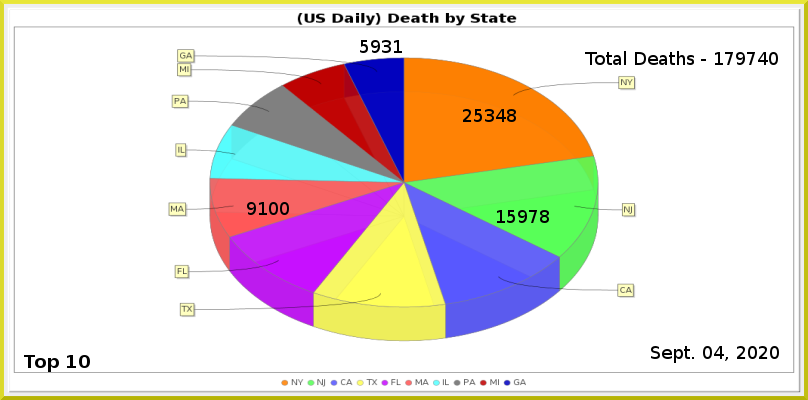
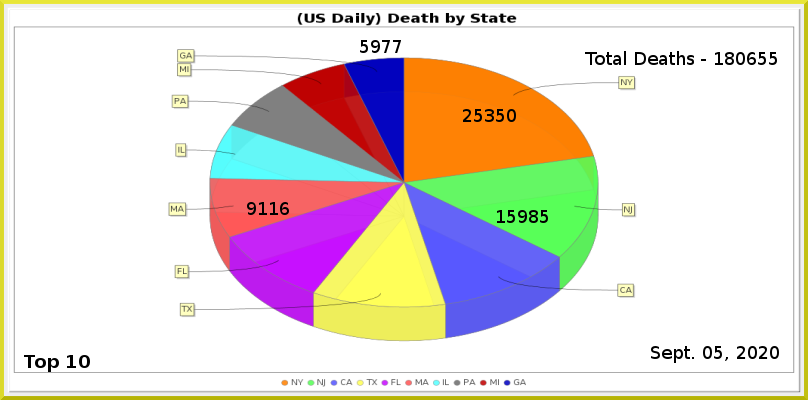
Before/after of a 808x400 layered artwork. What changed in the layer stack:
painted on "Least" over [382, 40, 402, 53]
painted on "MA" over [269, 202, 289, 215]
painted on "NJ" over [529, 210, 549, 223]
painted on "NY" over [496, 109, 516, 122]
renamed "Total Deaths - 179740" to "Total Deaths - 180655", painted on it over [725, 52, 778, 65]
painted on "Current Date" over [714, 346, 724, 359]
